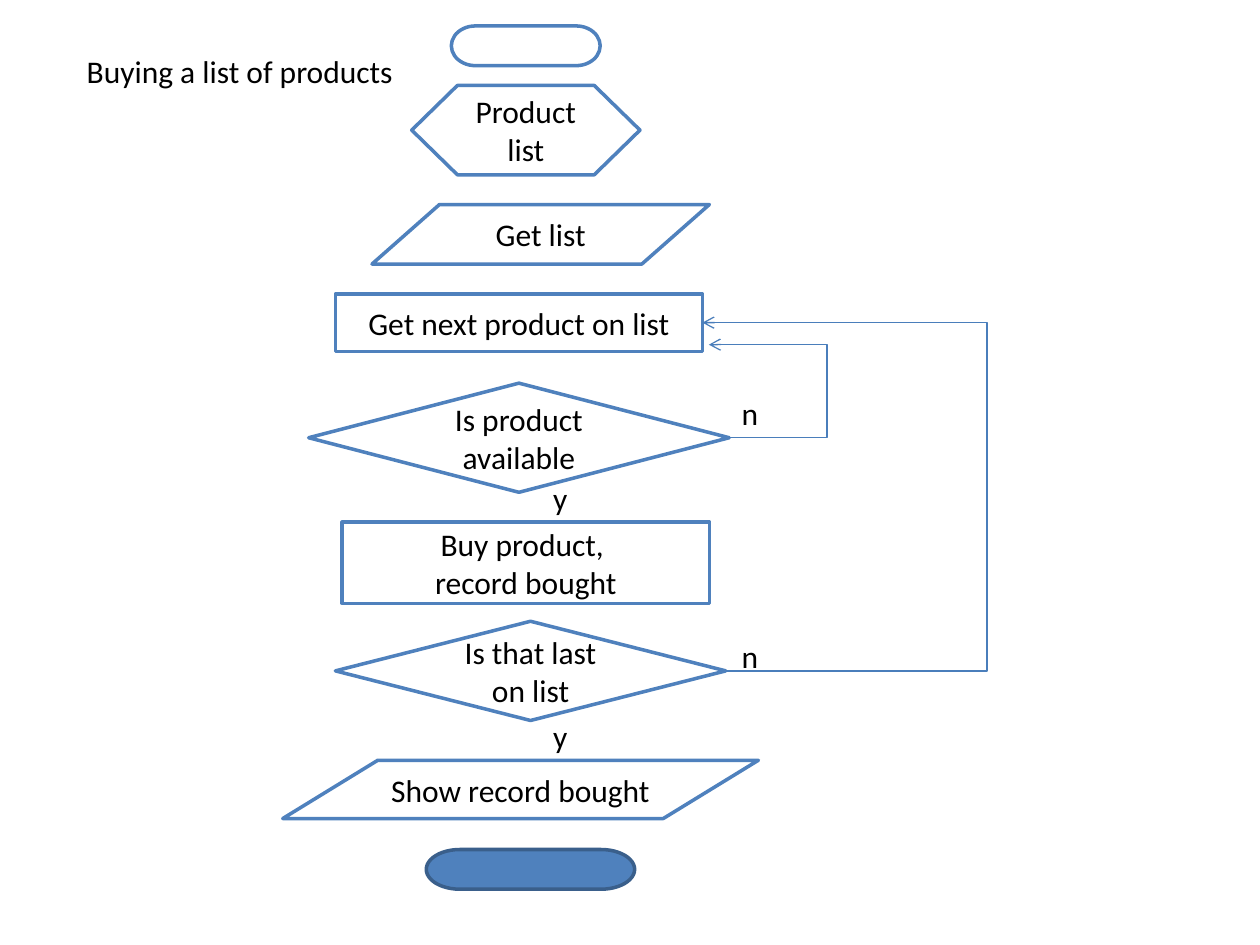
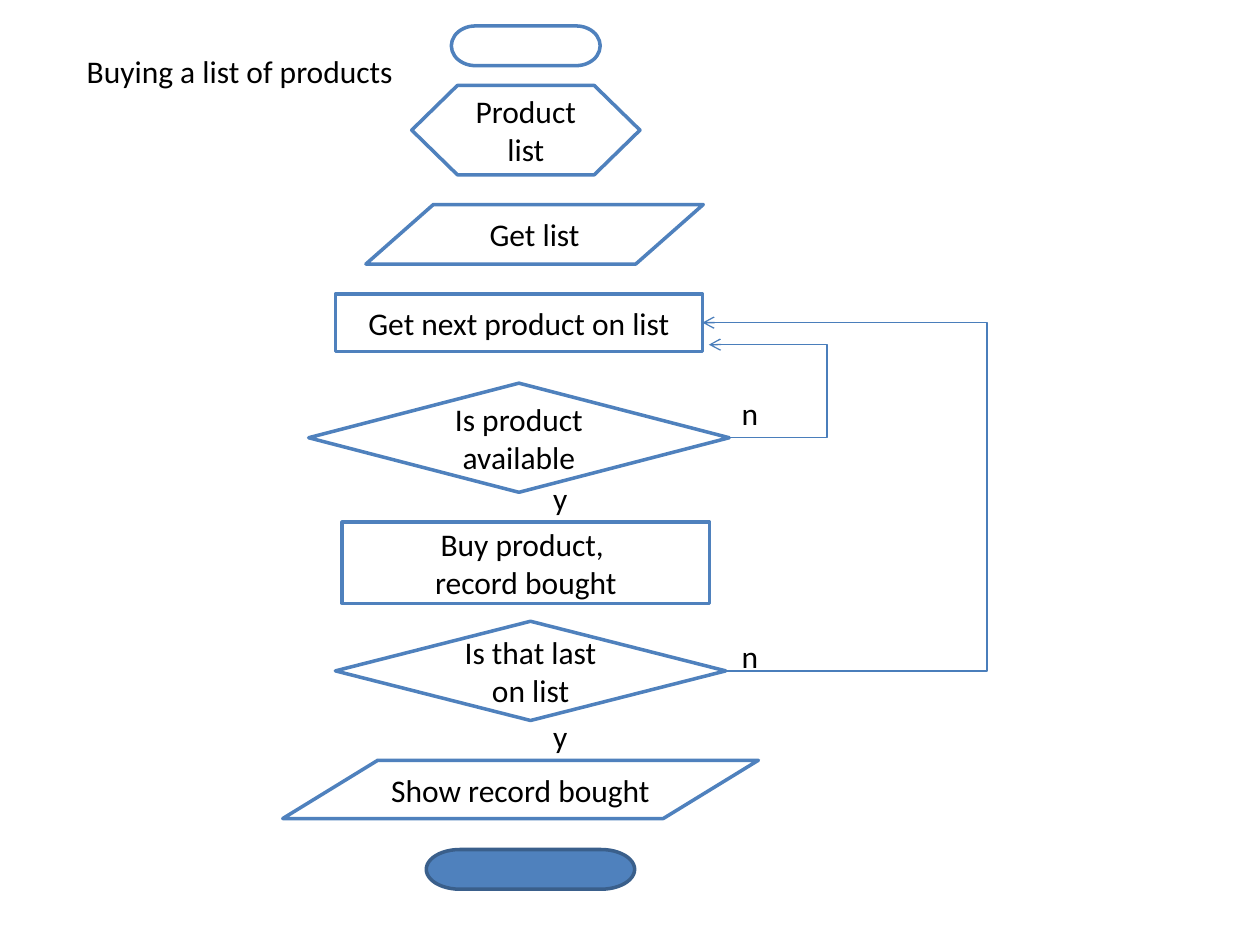
Before and after one commit to Charlie-Lang/ctcp-online-2020-wd3-batch2, a slide deck: slide 8 of visual aids.pptx. Drawn at 1260x945 pixels with LibreOffice and Linux fonts; fonts in the diff are those of the drawing. Boxes give left, top, right and bottom in pixels: in the first picture for what was removed or moved away, otherwise in the second. Text is boxed around its words. In the diff, an @@ line names an element or a change of style, - is before the commit and + after.

Commit message:
Dec 23 Discussion

```diff
--- a/visual aids.pptx
+++ b/visual aids.pptx
@@ flow chart input output "Get list": place and size @@
-flow chart input output "Get list" at [372, 204, 709, 263]
+flow chart input output "Get list" at [365, 204, 703, 263]
```
